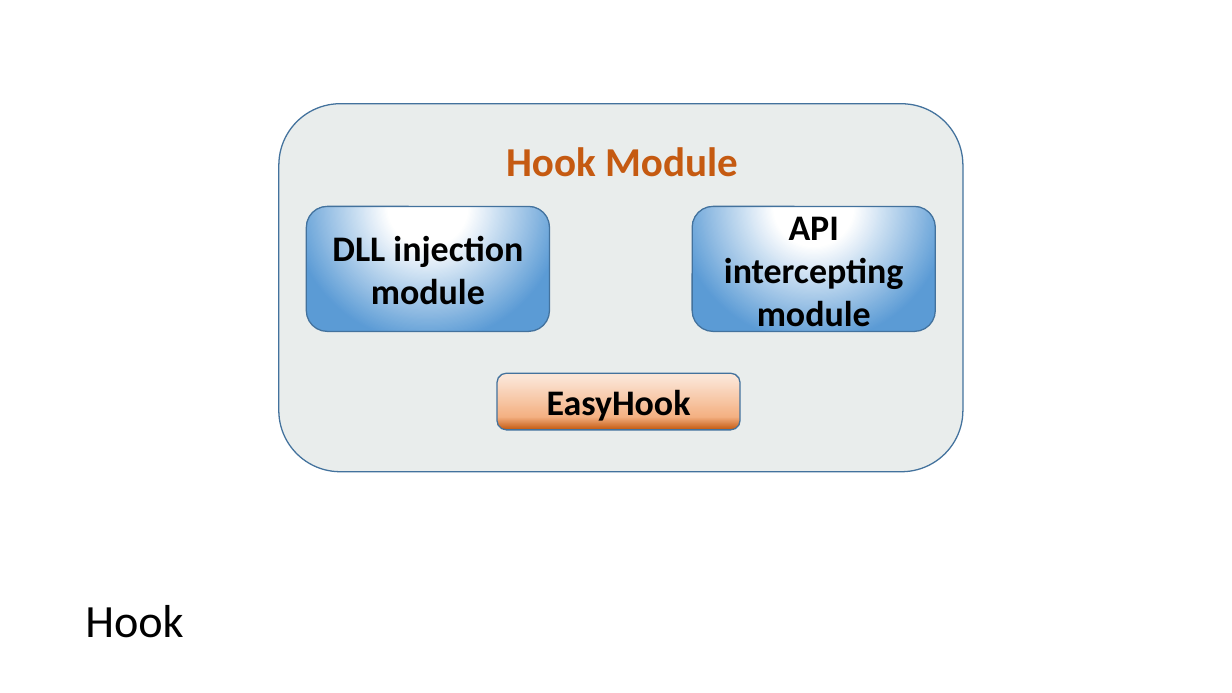
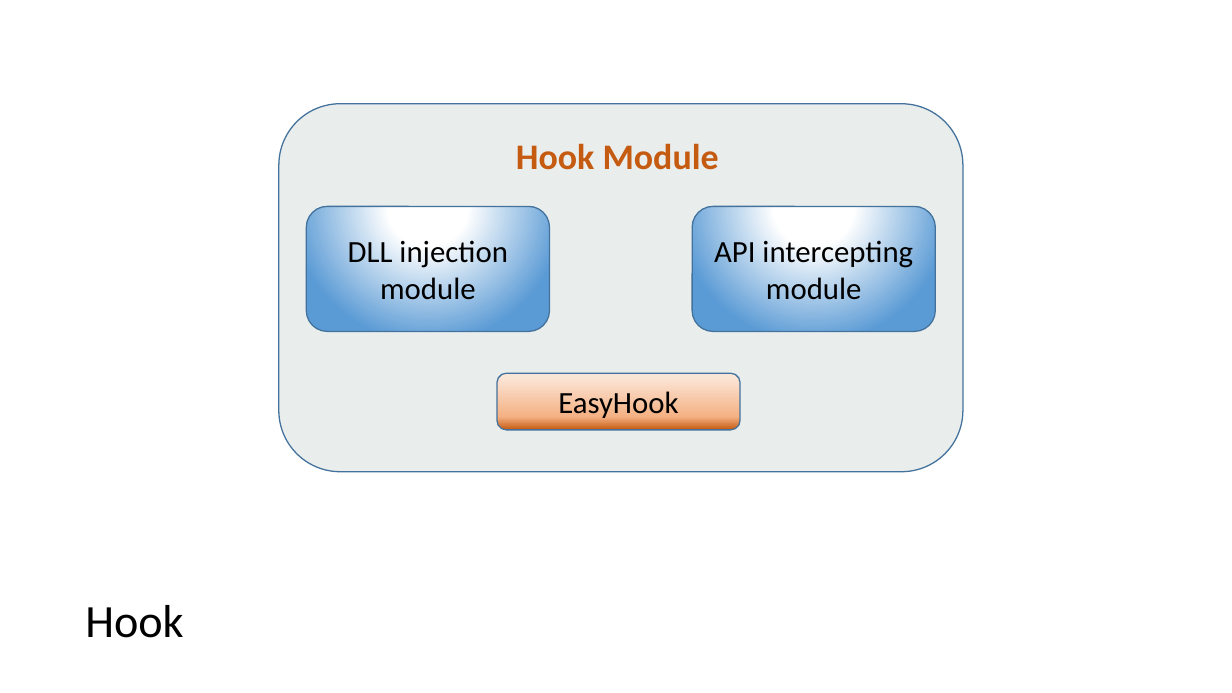
Before and after one commit to dotrungduchd/LUANVAN, a slide deck: slide 12 of Document/SODO.pptx. Drawn at 1232x693 pixels with LibreOffice and Linux fonts; fonts in the diff are those of the drawing. Boxes give left, top, right and bottom in pixels: in the first picture for what was removed or moved away, otherwise in the second. Text is boxed around its words. In the diff, an @@ line names an element or a change of style, - is before the commit and + after.

```diff
--- a/Document/SODO.pptx
+++ b/Document/SODO.pptx
@@ text "Hook Module": place and size @@
-text "Hook Module" at <box>506,147,738,177</box>
+text "Hook Module" at <box>516,143,719,170</box>
@@ text "Hook Module" at <box>516,143,719,170</box>: size 32 to 28 pt @@
@@ size 28 to 24 pt, bold off in 3 elements at <box>307,206,550,331</box>, <box>692,206,935,331</box>, <box>497,373,740,430</box> @@
```
Also in this commit, not shown: 10 other slides changed, 1 slide added, 1 other file.
